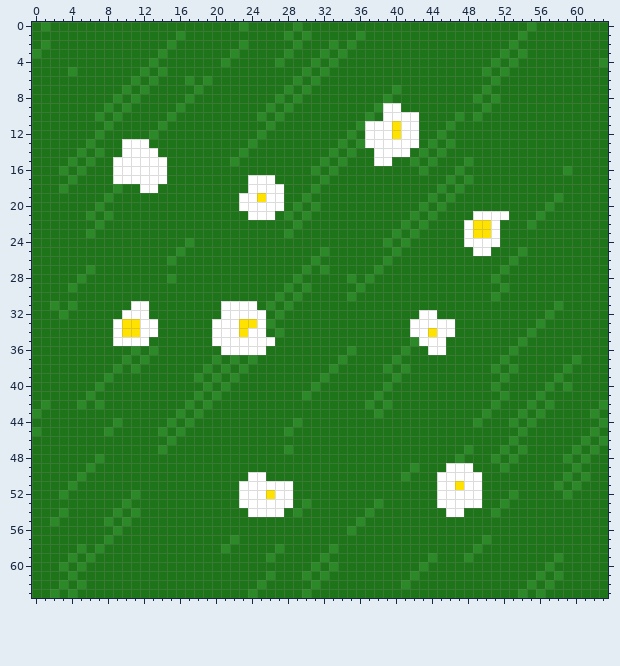
File history of a pixel-art sprite, client/resources/tile2.png. Above: the version before the commit.
The file is 64x64 pixels.
New version:
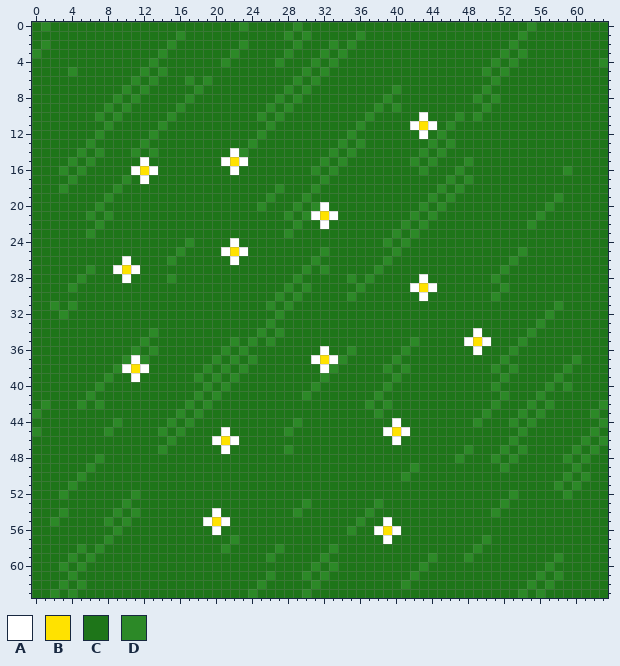
Palette (. is transparent): A #ffffff  B #ffe200  C #1e7519  D #2c8927
The exact change:
Changed rows in their new state; - is an unchanged pixel.
first column x 9:
 9 ------------------------------CD------------
10 ------------------------------CCCCA---------
11 ----------------------------CCCCC-BA--------
12 ----------------------------CCCCCCA---------
13 -CCD------------------------CCCCCC----------
14 -CDCD--------A---------------CCCC-----------
15 CCC-CC------ABA--------------CC-------------
16 CC-B-C-------A------------------------------
17 CDC-CC---------CCC--------------------------
18 ---CC----------CCCD-------------------------
19 --------------CCCDC-------------------------
20 --------------CCDCC----A--------------------
21 ---------------CCC----ABA---------------CCCC
22 -----------------------A---------------CCCC-
23 ---------------------------------------CCCC-
24 -------------A-------------------------CCCC-
25 ------------ABA-------------------------CC--
26 -A-----------A------------------------------
27 ABA-----------------------------------------
28 -A--------------------------------A---------
29 ---------------------------------ABA--------
30 ----------------------------------A---------
31 --CC--------CCCC----------------------------
32 -CCC--------CCCCC-----------------CC--------
33 CCCCC------CCCCCC----------------CCCCC------
34 CCCCD------CCCCCD----------------CCCCC--A---
35 CCCD-------CCDCDCD----------------CCC--ABA--
36 ------------DCDCC------A-----------CC---A---
37 --A-------------------ABA-------------------
38 -ABA-------------------A--------------------
39 --A-----------------------------------------
first column x 19:
44 ---------------------A---------
45 --A-----------------ABA--------
46 -ABA-----------------A---------
47 --A----------------------------
49 ---------------------------CCC-
50 -----CC-------------------CCCCC
51 ----CCCCCC----------------CCCCC
52 ----CCCCCC----------------CCCCC
53 ----CCCCCC----------------CCCCC
54 -A---CCCC------------------CC--
55 ABA-----------------A----------
56 -A-----------------ABA---------
57 --------------------A----------
